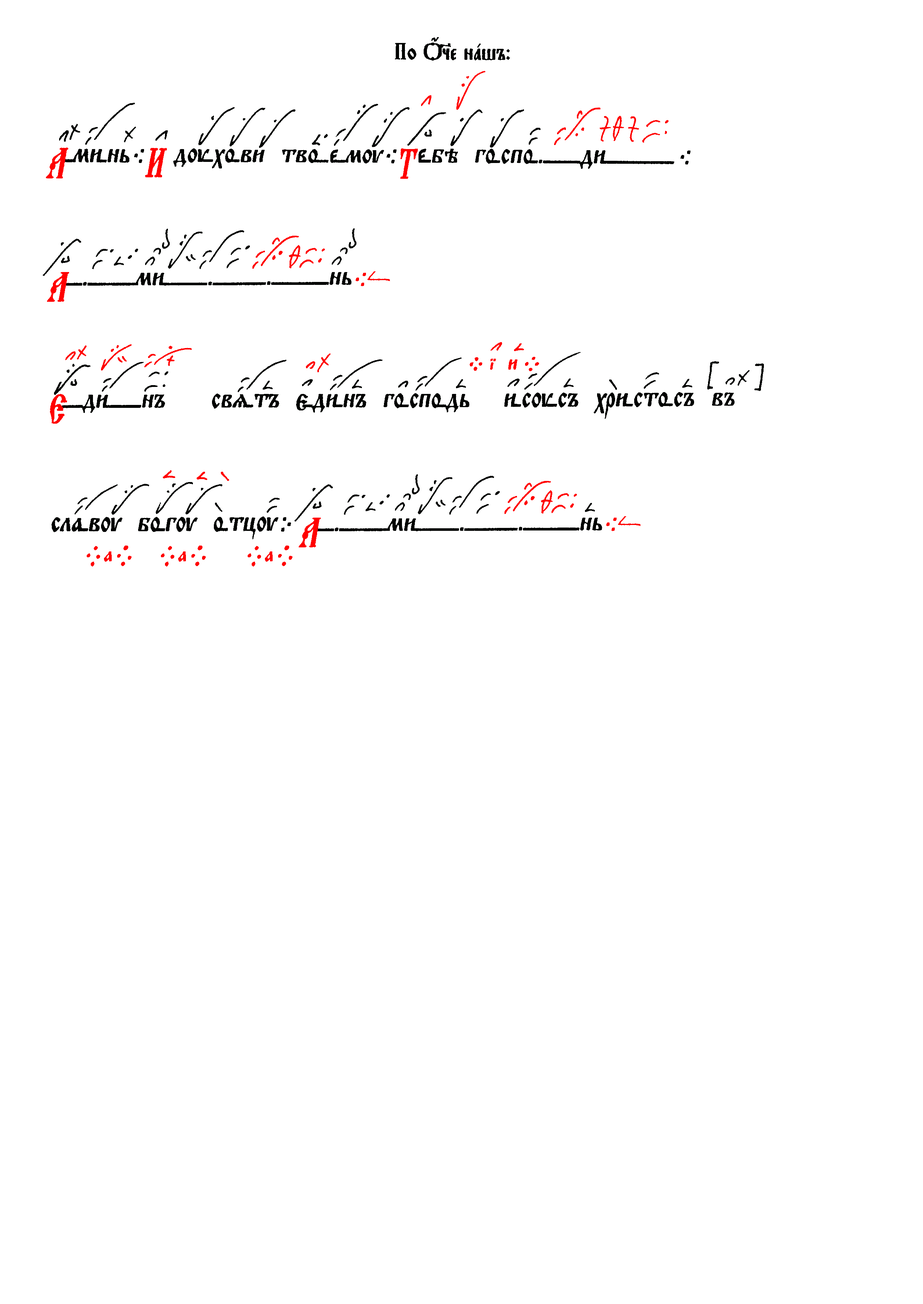
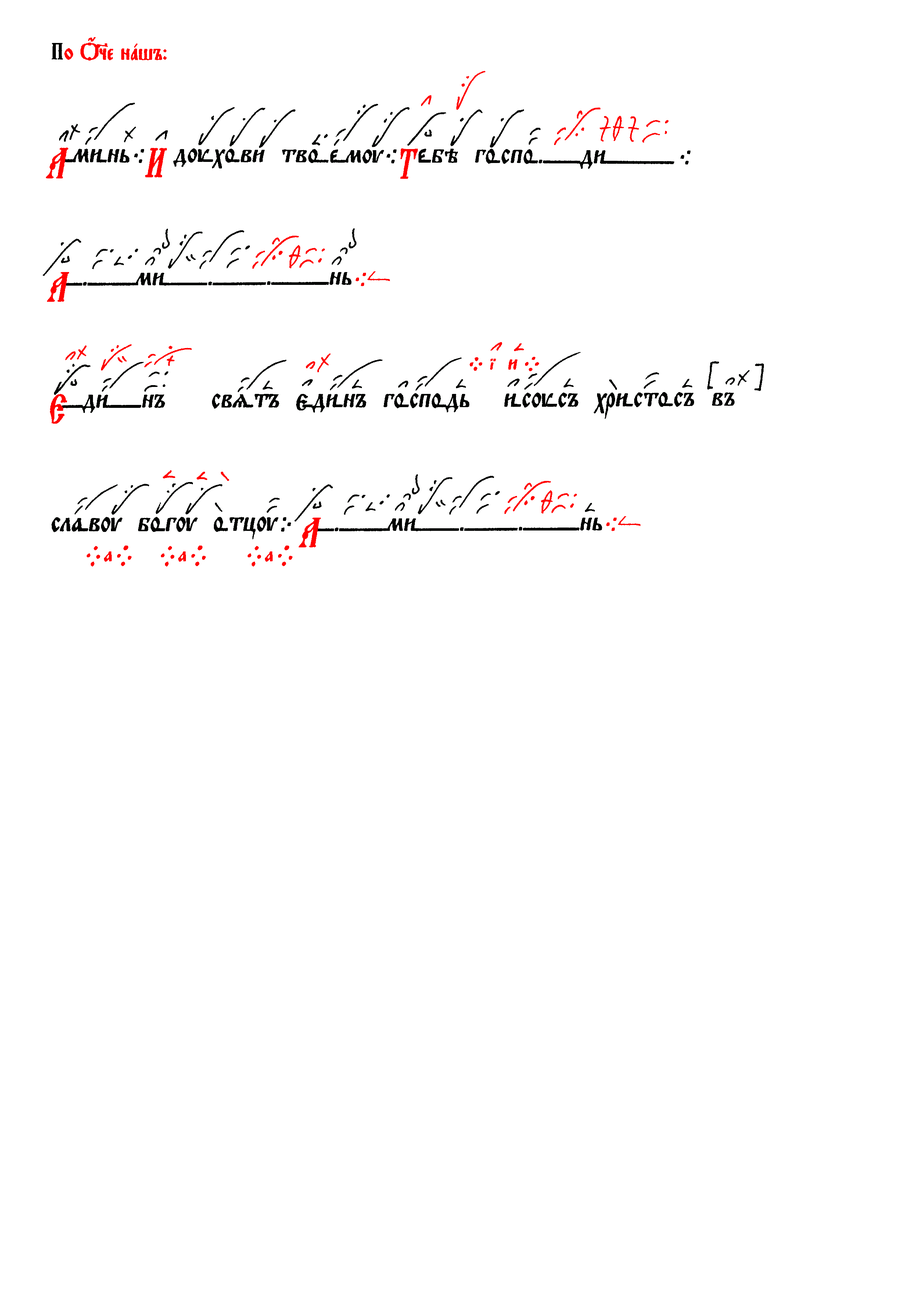
Layers edited between the first and the second 923×1304 image:
painted on "Чернила" over [51, 37, 510, 61]
